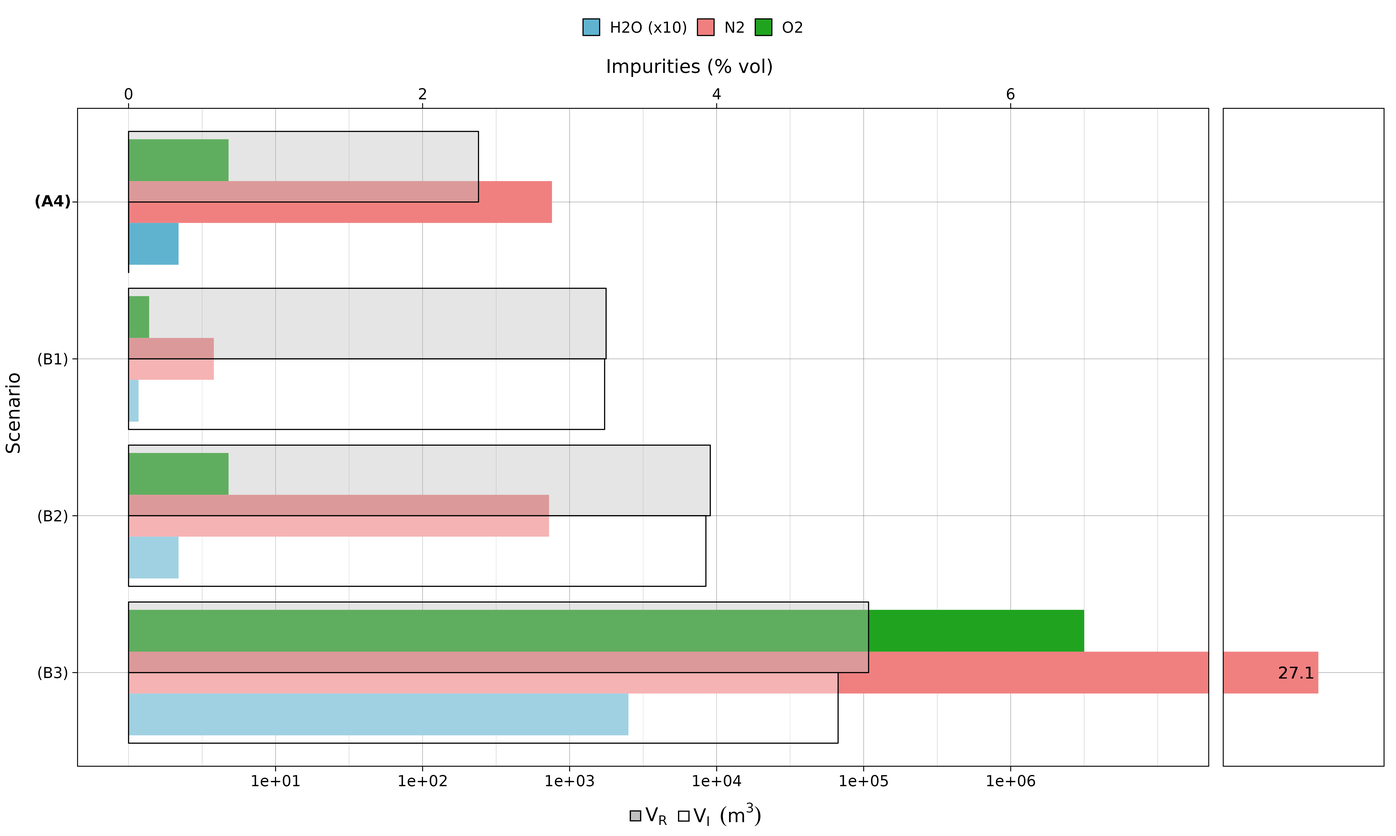
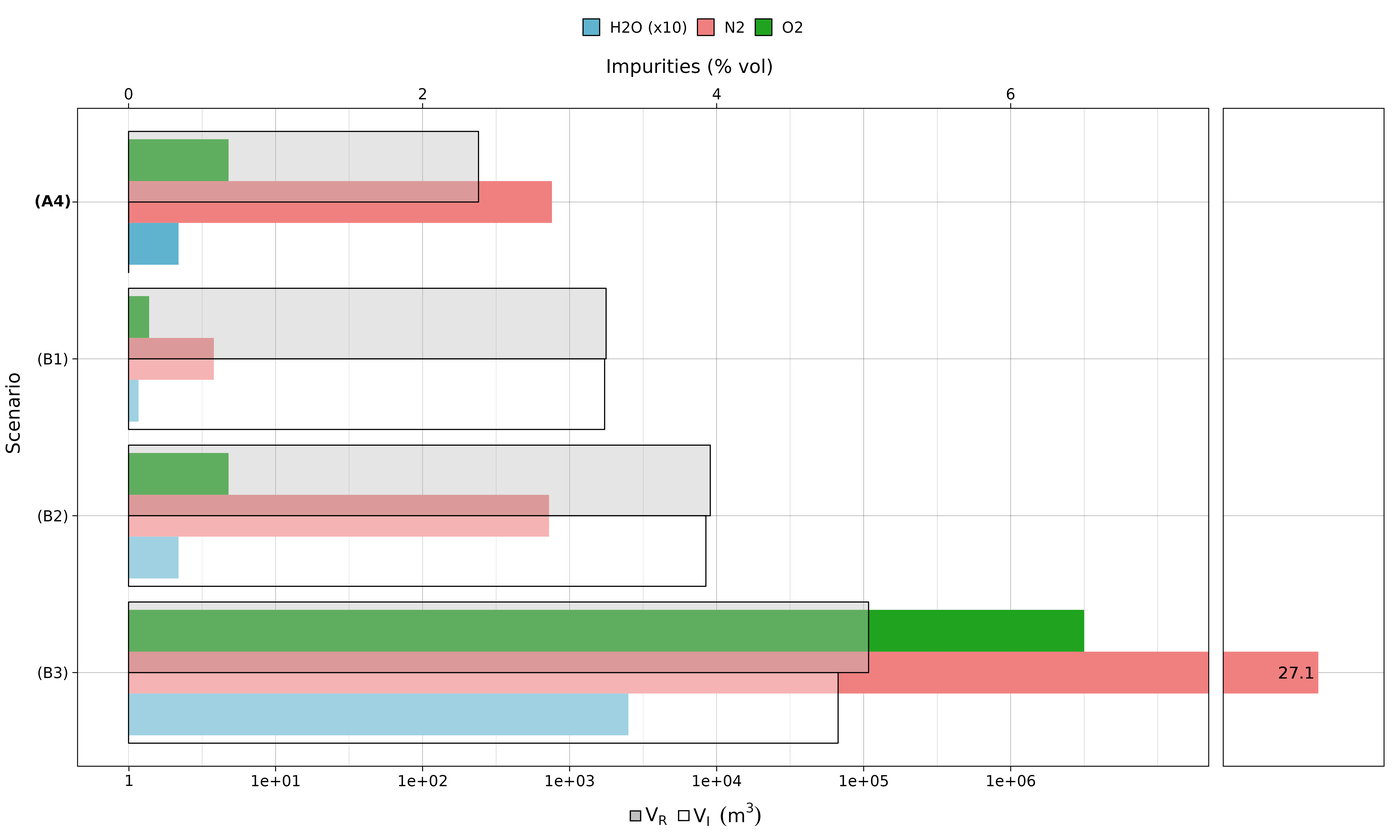
Layer changes from the first 1396 x 836 image to the second:
renamed "b_scenarios.png" to "b_scenarios_final.png", painted on it over (123, 767, 690, 823)
